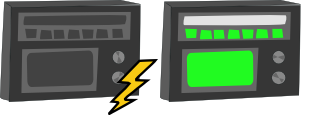
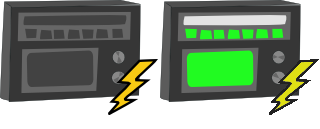
The second (320, 129) image is a revision of the first. Changes to its layers:
painted on "Background" over [269, 59, 319, 115]
